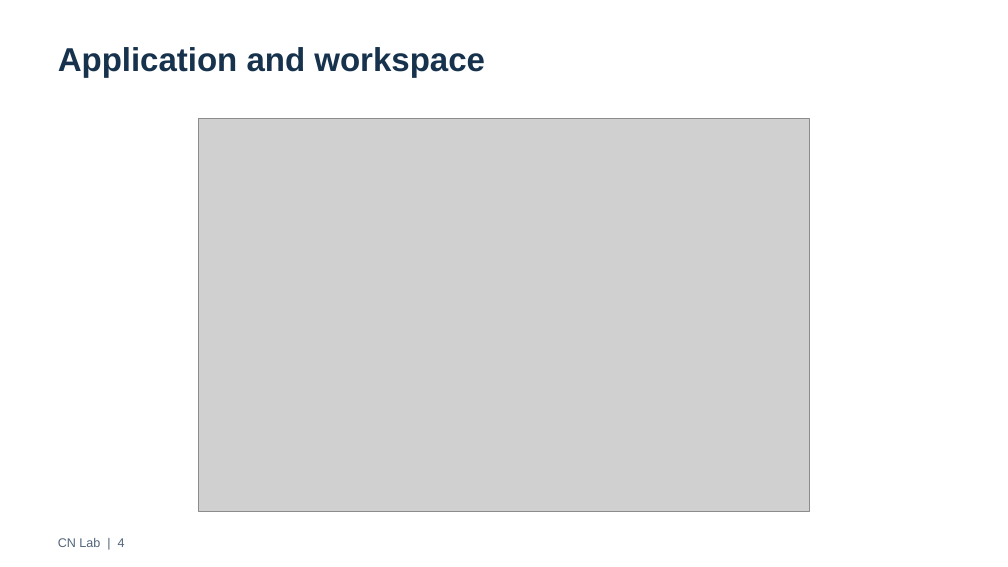
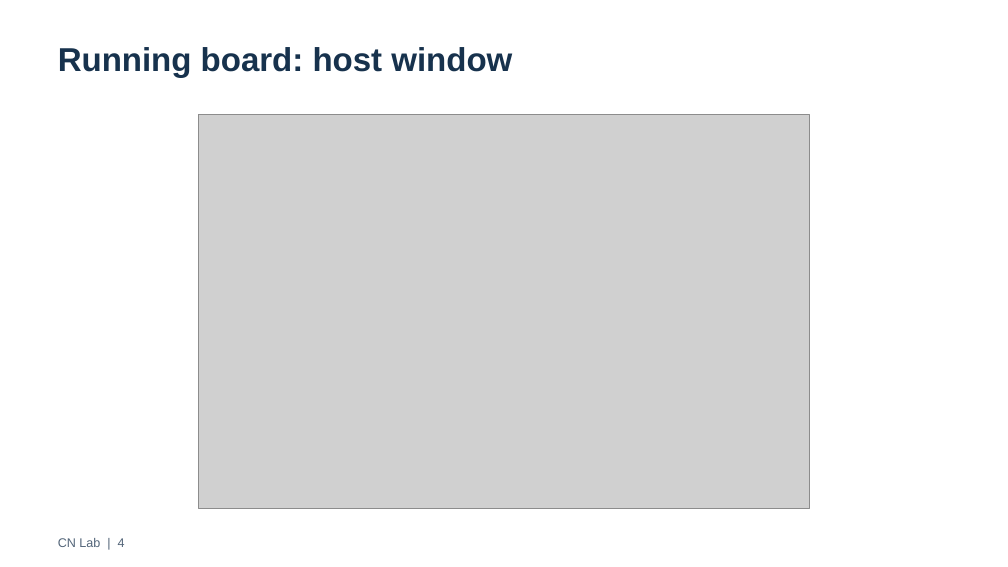
Before and after one commit to suhas-2007/cn-lab-whiteboard, a slide deck: slide 4 of release/Presentation.pptx. Drawn at 1008x567 pixels with LibreOffice and Linux fonts; fonts in the diff are those of the drawing; grey boxes stand for pictures. Boxes give left, top, right and bottom in pixels: in the first picture for what was removed or moved away, otherwise in the second. Text is boxed around its words. In the diff, an @@ line names an element or a change of style, - is before the commit and + after.

Commit message:
Simplify whiteboard interface and docs, add running screenshots

```diff
--- a/release/Presentation.pptx
+++ b/release/Presentation.pptx
@@ text at (58,47,512,78): text changed @@
-Application and workspace
+Running board: host window
@@ picture: place and size @@
-picture at (199,118,809,512)
+picture at (199,114,809,508)
```
Also in this commit, not shown: 1 other slide changed, 6 slides added, 5 slides removed, 12 other files.
